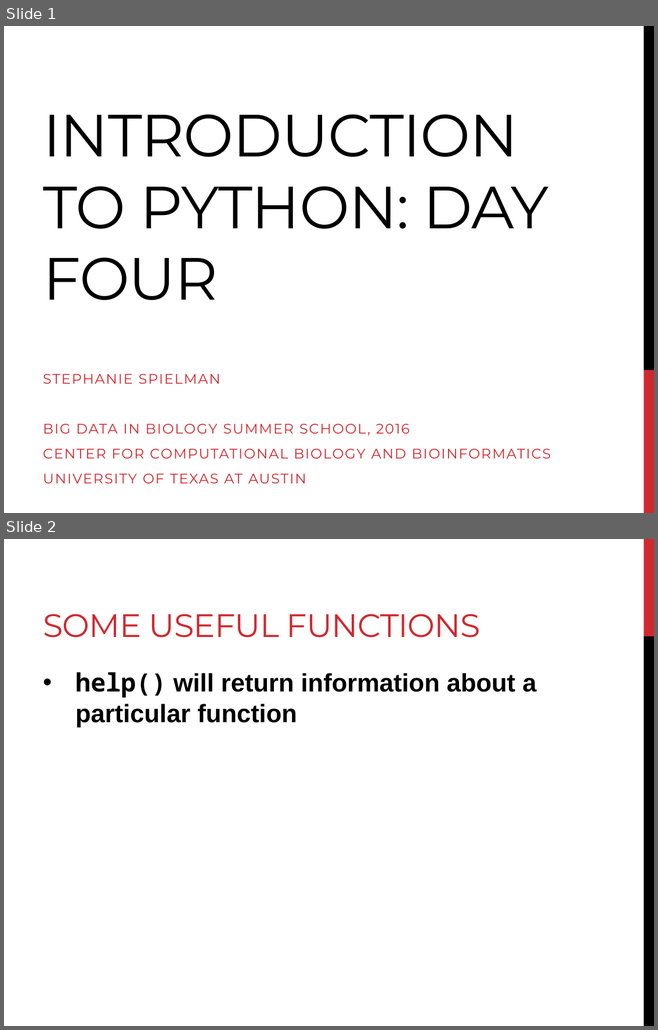
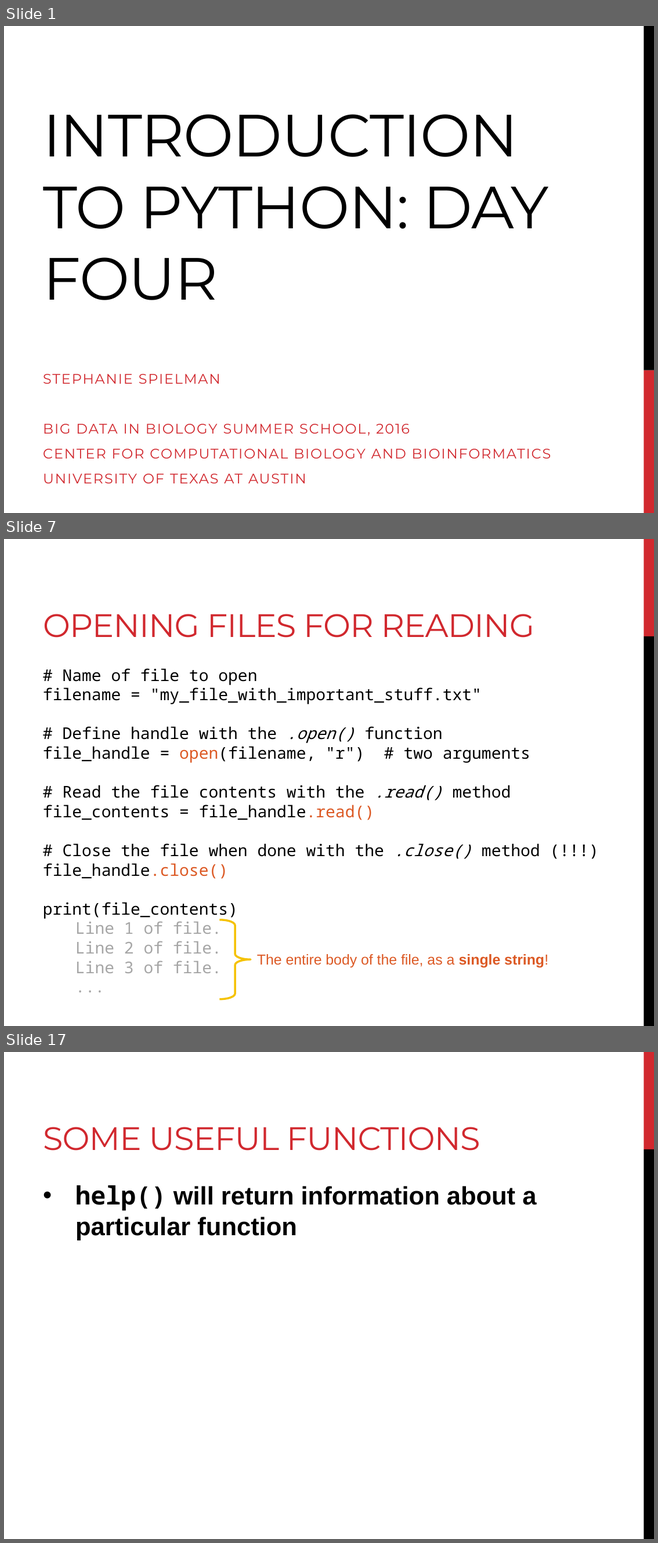
Before and after one commit to sjspielman/bdib2016_python, a slide deck: files/day4_materials/slides_day4.pptx. Shown one above the other, each under a label of ours: slides 1 and 2 before the commit, slides 1, 7 and 17 after it; the slides between them are not shown. The pictures are 658x1030 and 658x1543 pixels, drawn with LibreOffice and Linux fonts; fonts in the diff are those of the drawing. Boxes give left, top, right and bottom in pixels: in the first picture for what was removed or moved away, otherwise in the second. Text is boxed around its words. In the diff, an @@ line names an element or a change of style, - is before the commit and + after.

```diff
--- a/files/day4_materials/slides_day4.pptx
+++ b/files/day4_materials/slides_day4.pptx
@@ slide 7 added at [4, 539, 654, 1026], background #FFFFFF; not listed: 2 template elements that a slide beside it also shows @@
@@ title added at [43, 614, 534, 638], 36 pt, text #D1282E @@
+OPENING FILES FOR READING
@@ text added at [43, 668, 540, 973], 18 pt, text #000000 @@
+# Name of file to open
+filename = "my_file_with_important_stuff.txt"
+# Define handle with the .open() function
+file_handle = open(filename, "r") # two arguments
+# Read the file contents with the .read() method
+file_contents = file_handle.read()
+# Close the file when done with the .close() method (!!!)
+file_handle.close()
+print(file_contents)
+Line 1 of file.
+Line 2 of file.
+Line 3 of file.
+...
@@ right brace added at [220, 919, 251, 999], outline #F5C201 2.25 pt @@
@@ text added at [257, 954, 548, 968], 16 pt, text #DC5924 @@
+The entire body of the file, as a single string!
@@ what was slide 2 is now slide 17 @@
```
Also in this commit, not shown: 14 other slides added, 23 slides removed, 30 other files.
